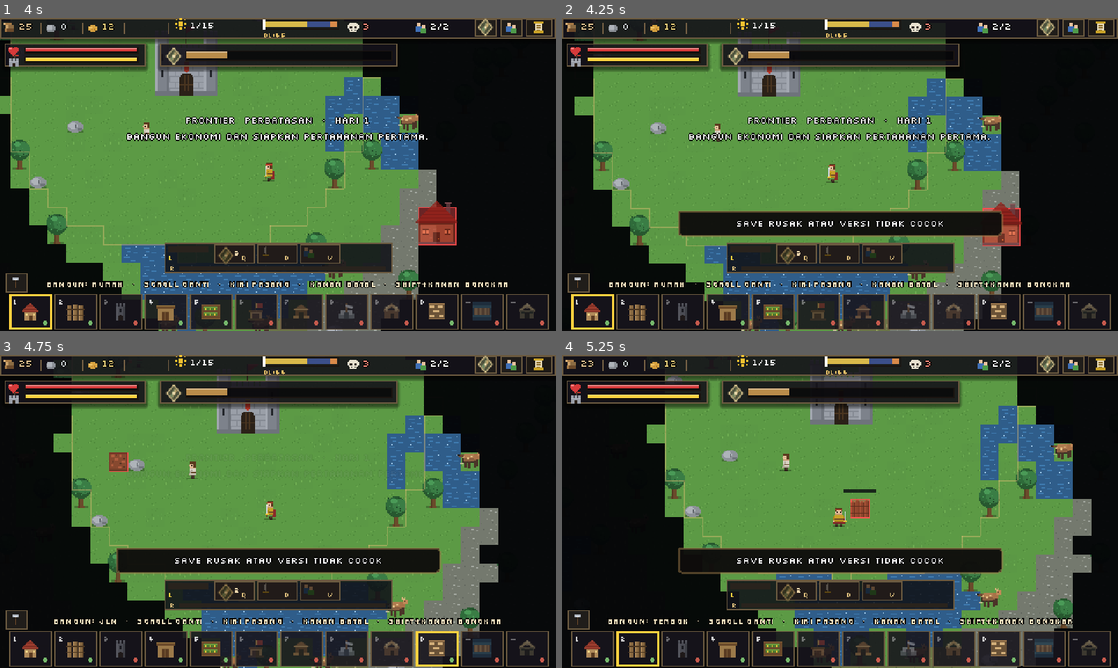
Above: before the commit, frames 1-4 (two rows, left to right).
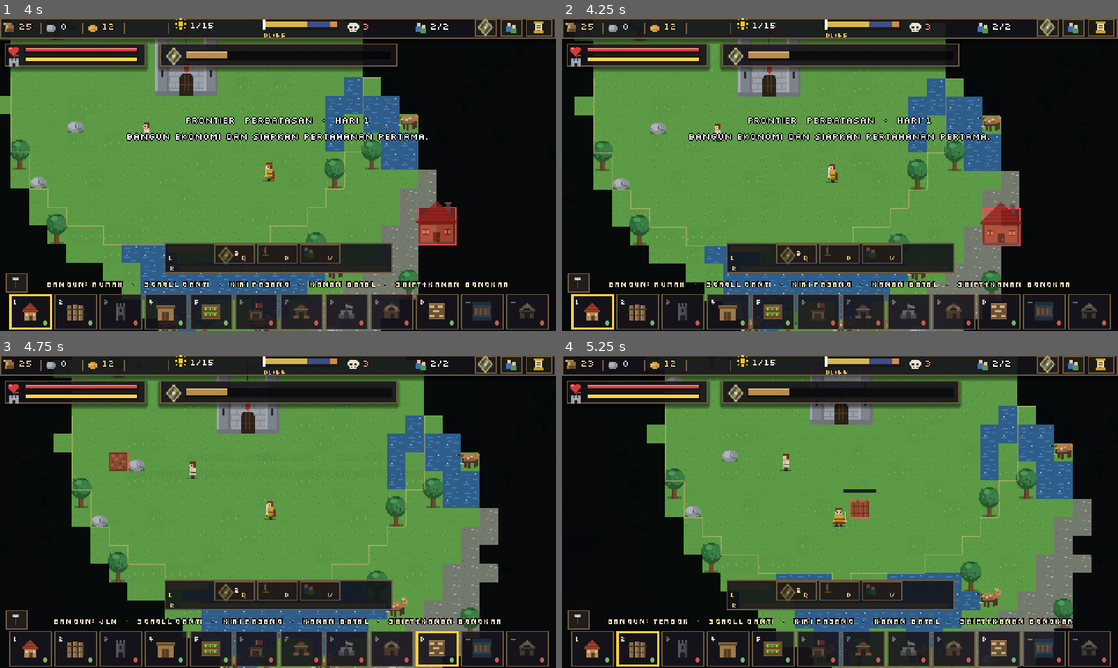
Above: after the commit, the same moments.

Repository: shimleabyte/hold-the-keep
Game: Godot game, scene res://scenes/main.tscn
The game is run twice, just before and just after one commit, with the same random seed, the same clock (stepped at 60 frames per second) and the same inputs.
Inputs (mouse positions are in pixels of both pictures, inside the frame that each line leads up to):
- Up to frame 1 (4 s): tap Enter (ui_accept) at 0.5, 0.77, 1.52, 3.02, 3.77 s; move the mouse to (400, 158) at 0.52 s; hold D (move_right) 0.53-1.28 s; tap C (ability_cleave) at 0.6 s; click (400, 158) at 0.67 s; move the mouse to (166, 190) at 1.27 s; hold S (move_down) 1.28-2.03 s; tap Q (ability_dash) at 1.35 s; move the mouse to (333, 105) at 2.02 s; hold D (move_right) 2.03-2.78 s; tap V (ability_rally) at 2.1 s; move the mouse to (250, 237) at 2.77 s; hold W (move_up) 2.78-3.53 s; tap F (attack) at 2.85 s; click (250, 237) at 2.92 s; move the mouse to (444, 221) at 3.52 s; hold A (move_left) from 3.53 s (still down); tap 1 (build_slot_1) at 3.6 s
- Up to frame 2 (4.25 s): keep holding A (move_left); tap F9 (load_game) at 4.15 s
- Up to frame 3 (4.75 s): keep holding A (move_left); move the mouse to (111, 464) at 4.27 s; tap 0 (build_slot_10) at 4.35 s; tap Enter (ui_accept) at 4.52 s
- Up to frame 4 (5.25 s): tap L (load_last_save) at 4.9 s; move the mouse to (867, 511) at 5.02 s; release A (move_left) at 5.03 s; hold S (move_down) from 5.03 s (still down); tap 2 (build_slot_2) at 5.1 s; click (867, 511) at 5.17 s

Frame 1 is identical in both runs. In frame 2, 4.9% of the frame differs, in the area x 20-80%, y 61-70%; in frame 3, 4.9%; in frame 4, 4.7%.
Error after the commit: Invalid call. Nonexistent function 'apply_saved_profile' in base 'Node (world_config.gd)'. (res://scripts/autoload/save_system.gd:252)

Commit message:
chore: port rival civilization work onto current main

Diff:
--- a/scripts/autoload/save_system.gd
+++ b/scripts/autoload/save_system.gd
@@ -10,6 +10,8 @@
 const SAVE_MIGRATION_SCRIPT := preload("res://scripts/persistence/save_migration_pipeline.gd")
 
 var pending: Dictionary = {}
+var pending_world_profile := ""
+var pending_world_map_size := 0
 var _validator = SAVE_VALIDATOR_SCRIPT.new()
 var _file_store = SAVE_FILE_STORE_SCRIPT.new()
 
@@ -22,7 +24,8 @@
 
 
 func has_save() -> bool:
-    return _read_valid_save(PATH) != null or _read_valid_save(BACKUP) != null
+    # Continue must remain available for valid saves made on older map dimensions.
+    return _read_saved_data(PATH, false) != null or _read_saved_data(BACKUP, false) != null
 
 
 func _on_day_changed(_day: int) -> void:
@@ -181,33 +184,78 @@
     return _read_saved_data(path, true)
 
 
-## Return the profile recorded by the newest structurally valid save.
-## Legacy saves without world metadata stay on the currently selected profile.
+## Return the profile and exact historical/current dimensions from the newest valid save.
 func saved_profile_id() -> String:
     for candidate in [PATH, BACKUP]:
         var data: Variant = _read_saved_data(candidate, false)
         if not (data is Dictionary):
             continue
+        if int(data.get("version", 0)) < 7:
+            return "classic"
         var world_data: Variant = data.get("world", {})
         if world_data is Dictionary:
-            var profile_id := String(world_data.get("profile", WorldConfig.profile_id))
-            if WorldConfig.PROFILES.has(profile_id):
+            var profile_id := String(world_data.get("profile", ""))
+            var map_size := int(world_data.get("map_size", 0))
+            if WorldConfig.is_supported_map_size(profile_id, map_size):
                 return profile_id
     return WorldConfig.profile_id
 
 
+func saved_map_size() -> int:
+    for candidate in [PATH, BACKUP]:
+        var data: Variant = _read_saved_data(candidate, false)
+        if not (data is Dictionary):
+            continue
+        if int(data.get("version", 0)) < 7:
+            return int(WorldConfig.LEGACY_PROFILES["classic"]["map_size"])
+        var world_data: Variant = data.get("world", {})
+        if world_data is Dictionary:
+            var profile_id := String(world_data.get("profile", ""))
+            var map_size := int(world_data.get("map_size", 0))
+            if WorldConfig.is_supported_map_size(profile_id, map_size):
+                return map_size
+    return WorldConfig.map_size
+
+
 ## Load the primary save, falling back to the last known-good copy when necessary.
+## Apply the saved profile and dimensions before rebuilding the scene. This preserves
+## terrain coordinates, fog indices and resource placement from historical campaigns.
 func request_load() -> bool:
     var parsed: Variant = null
+    var selected_profile := ""
+    var previous_profile := WorldConfig.profile_id
+    var previous_size := WorldConfig.map_size
+
     for candidate in [PATH, BACKUP]:
-        parsed = _read_valid_save(candidate)
-        if parsed != null:
-            break
+        var candidate_data: Variant = _read_saved_data(candidate, false)
+        if not (candidate_data is Dictionary):
+            continue
+        var source_version := int(candidate_data.get("version", 0))
+        var target_profile := "classic"
+        var target_size := int(WorldConfig.LEGACY_PROFILES["classic"]["map_size"])
+        if source_version >= 7:
+            var world_data: Variant = candidate_data.get("world", {})
+            if not (world_data is Dictionary):
+                continue
+            target_profile = String(world_data.get("profile", ""))
+            target_size = int(world_data.get("map_size", 0))
+
+        if not WorldConfig.apply_saved_profile(target_profile, target_size):
+            continue
+        if not _valid_save(candidate_data, true):
+            continue
+        parsed = candidate_data
+        selected_profile = target_profile
+        break
 
     if parsed == null:
-        Events.build_feedback.emit("Save rusak atau versi tidak cocok")
+        WorldConfig.apply_saved_profile(previous_profile, previous_size)
+        Events.build_feedback.emit("Save rusak, tidak kompatibel, atau seed berbeda")
         return false
 
+    Settings.set_world_profile(selected_profile)
+    pending_world_profile = selected_profile
+    pending_world_map_size = WorldConfig.map_size
     var source_version := int(parsed.get("version", 0))
     if source_version < VERSION:
         var main := _main()
@@ -229,4 +277,6 @@
 func take_pending() -> Dictionary:
     var data := pending
     pending = {}
+    pending_world_profile = ""
+    pending_world_map_size = 0
     return data
